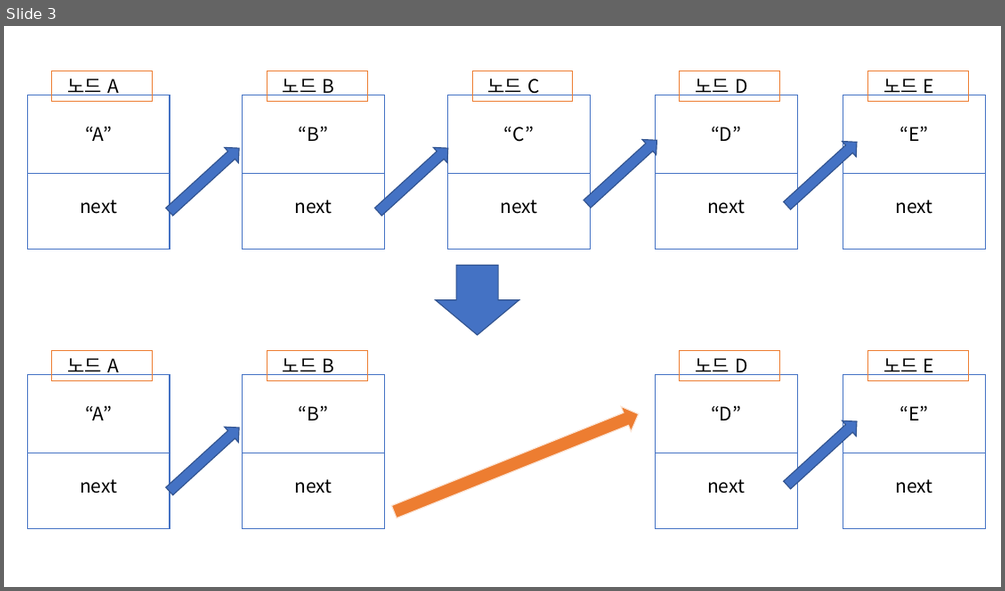
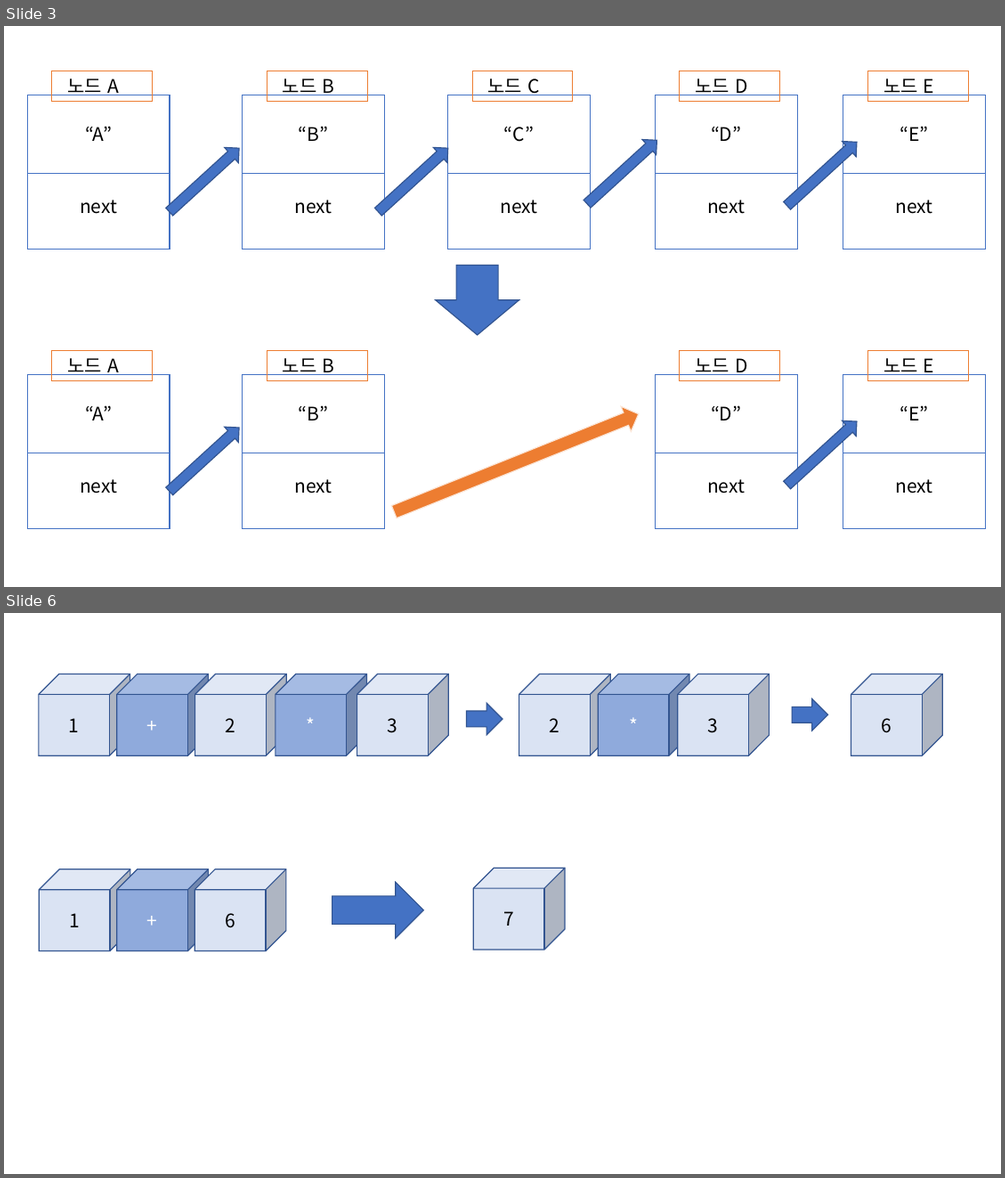
Before and after one commit to dkgulee/Algorithm_basic-python-, a slide deck: img/파워포인트 이미지.pptx. Shown one above the other, each under a label of ours: slide 3 before the commit, slides 3 and 6 after it; the slides between them are not shown. The pictures are 1005x591 and 1005x1178 pixels, drawn with LibreOffice and Linux fonts; fonts in the diff are those of the drawing. Boxes give left, top, right and bottom in pixels: in the first picture for what was removed or moved away, otherwise in the second. Text is boxed around its words. In the diff, an @@ line names an element or a change of style, - is before the commit and + after.

```diff
--- a/img/파워포인트 이미지.pptx
+++ b/img/파워포인트 이미지.pptx
@@ slide 6 added at box(4, 613, 1001, 1174), background #FFFFFF @@
@@ cube added at box(39, 674, 129, 755), fill #DAE3F3, outline #325491 1 pt, 18 pt, text #000000 @@
+1
@@ cube added at box(117, 674, 208, 755), fill #8FAADC, outline #325491 1 pt, 18 pt, text #FFFFFF @@
++
@@ cube added at box(195, 674, 287, 755), fill #DAE3F3, outline #325491 1 pt, 18 pt, text #000000 @@
+2
@@ cube added at box(275, 674, 367, 755), fill #8FAADC, outline #325491 1 pt, 18 pt, text #FFFFFF @@
+*
@@ cube added at box(357, 674, 448, 755), fill #DAE3F3, outline #325491 1 pt, 18 pt, text #000000 @@
+3
@@ cube added at box(519, 674, 610, 755), fill #DAE3F3, outline #325491 1 pt, 18 pt, text #000000 @@
+2
@@ cube added at box(598, 674, 689, 755), fill #8FAADC, outline #325491 1 pt, 18 pt, text #FFFFFF @@
+*
@@ cube added at box(678, 674, 769, 755), fill #DAE3F3, outline #325491 1 pt, 18 pt, text #000000 @@
+3
@@ cube added at box(851, 674, 942, 755), fill #DAE3F3, outline #325491 1 pt, 18 pt, text #000000 @@
+6
@@ right arrow added at box(467, 703, 502, 735), fill #4472C4, outline #325491 1 pt @@
@@ right arrow added at box(793, 699, 828, 731), fill #4472C4, outline #325491 1 pt @@
@@ cube added at box(39, 869, 130, 951), fill #DAE3F3, outline #325491 1 pt, 18 pt, text #000000 @@
+1
@@ cube added at box(117, 869, 208, 951), fill #8FAADC, outline #325491 1 pt, 18 pt, text #FFFFFF @@
++
@@ cube added at box(194, 869, 286, 951), fill #DAE3F3, outline #325491 1 pt, 18 pt, text #000000 @@
+6
@@ cube added at box(474, 868, 565, 949), fill #DAE3F3, outline #325491 1 pt, 18 pt, text #000000 @@
+7
@@ right arrow added at box(332, 882, 423, 938), fill #4472C4, outline #325491 1 pt @@
```
Also in this commit, not shown: 7 other slides added, 5 other files.
